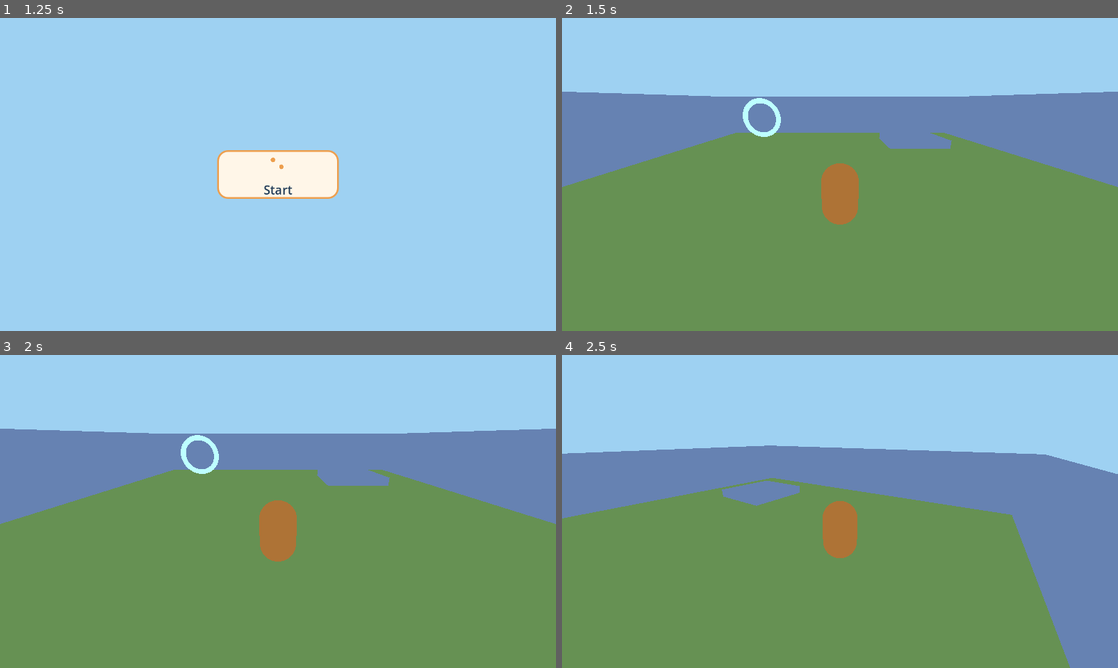
Above: before the commit, frames 1-4 (two rows, left to right).
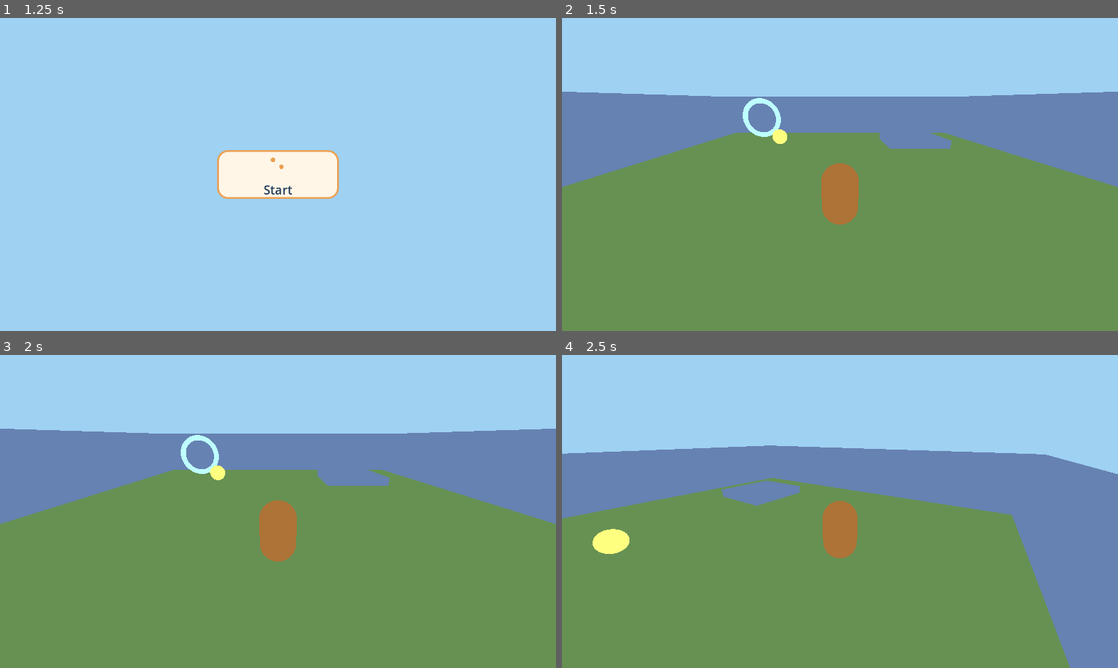
Above: after the commit, the same moments.

Repository: Euraika-Labs/Project-Camiel
Game: Godot game, scene res://scenes/title_screen.tscn
Two runs of this game, one before a commit and one after it. Both use one fixed random seed, a clock stepped at 60 frames per second and the inputs below.
Inputs (mouse positions are in pixels of both pictures, inside the frame that each line leads up to):
- Up to frame 1 (1.25 s): click (278, 199) at 0.5 s
- Up to frame 2 (1.5 s): click (840, 174) at 1.25 s
- Up to frame 3 (2 s): no input
- Up to frame 4 (2.5 s): tap Enter (ui_accept) at 2 s; move the mouse to (962, 495) at 2.02 s; hold D (move_right) from 2.03 s (still down); click (962, 495) at 2.17 s; tap Space (jump) at 2.27 s

Frame 1 is identical in both runs. In frame 2, 0.1% of the frame differs, in the area x 37-41%, y 35-41%; in frame 3, 0.1%; in frame 4, 0.4%, in the area x 5-13%, y 55-64%.

Commit message:
feat(02-04): one collectible with a single-listener pickup sound (Task 2)
- scenes/collectible.tscn + scripts/collectible.gd: a floating, spinning,
  bobbing sphere with an Area3D trigger. Emits `collected` exactly once
  via a one-shot latch plus a player-group guard, and plays no sound of
  its own — intro_level.gd is the only caller of AudioManager.play_sfx in
  the runtime tree (the archived two-listener defect cannot recur).
  Area3D forbids toggling `monitoring` synchronously from inside its own
  body-entered callback, so the whole reaction (monitoring off, pickup
  feedback, the signal) is deferred together as one step.
- scripts/intro_level.gd: `_on_collectible_collected()` plays the collect
  effect; `_on_finish_marker_finished()` now also plays the finish effect
  alongside the overlay work.
- scenes/intro_level.tscn: adds the single %Collectible instance between
  the spawn and the finish (D-19).
- scripts/tools/probe_screen_flow.gd: new collectible case proving the
  exactly-once emission, the single-instance count, the non-player-body
  edge, and that AudioManager reports the pickup effect playing within a
  bounded real-time deadline. Drains the finish_marker case's own SFX
  first, since both cases share the one AudioManager autoload instance.

Co-Authored-By: Claude Sonnet 5 <noreply@anthropic.com>

Diff:
--- /dev/null
+++ b/scenes/collectible.tscn
@@ -0,0 +1,26 @@
+[gd_scene format=3]
+
+[ext_resource type="Script" path="res://scripts/collectible.gd" id="1_bkg8t"]
+
+[sub_resource type="SphereShape3D" id="SphereShape3D_1pg6c"]
+radius = 0.45
+
+[sub_resource type="StandardMaterial3D" id="StandardMaterial3D_61c27"]
+albedo_color = Color(0.92941177, 0.61960787, 0.3019608, 1)
+emission_enabled = true
+emission = Color(0.92941177, 0.61960787, 0.3019608, 1)
+emission_energy_multiplier = 1.5
+
+[sub_resource type="SphereMesh" id="SphereMesh_ga2k0"]
+material = SubResource("StandardMaterial3D_61c27")
+radius = 0.3
+height = 0.6
+
+[node name="Collectible" type="Area3D" unique_id=1327767782]
+script = ExtResource("1_bkg8t")
+
+[node name="CollisionShape3D" type="CollisionShape3D" parent="." unique_id=208529938]
+shape = SubResource("SphereShape3D_1pg6c")
+
+[node name="Mesh" type="MeshInstance3D" parent="." unique_id=1937447756]
+mesh = SubResource("SphereMesh_ga2k0")
--- a/scenes/intro_level.tscn
+++ b/scenes/intro_level.tscn
@@ -9,6 +9,8 @@
 [ext_resource type="Theme" path="res://assets/theme/ui_theme.tres" id="7_jcxbg"]
 [ext_resource type="PackedScene" path="res://scenes/ui/menu_button.tscn" id="8_n8fro"]
 [ext_resource type="Script" path="res://scripts/ui/menu_button.gd" id="9_2oxm2"]
+[ext_resource type="PackedScene" path="res://scenes/collectible.tscn" id="10_4ioru"]
+[ext_resource type="Script" path="res://scripts/collectible.gd" id="11_jcxbg"]
 
 [sub_resource type="Environment" id="Environment_aimfc"]
 background_mode = 1
@@ -168,6 +170,8 @@
 anchors_preset = 15
 anchor_right = 1.0
 anchor_bottom = 1.0
+grow_horizontal = 2
+grow_vertical = 2
 mouse_filter = 2
 theme = ExtResource("7_jcxbg")
 
@@ -219,3 +223,8 @@
 script = ExtResource("9_2oxm2")
 label_text = "Naar menu"
 icon_kind = "home"
+
+[node name="Collectible" type="Area3D" parent="." unique_id=1327767782 instance=ExtResource("10_4ioru")]
+unique_name_in_owner = true
+transform = Transform3D(1, 0, 0, 0, 1, 0, 0, 0, 1, -2.5, 0.8, -1)
+script = ExtResource("11_jcxbg")
--- /dev/null
+++ b/scripts/collectible.gd
@@ -0,0 +1,80 @@
+# collectible.gd
+# The intro level's one collectible (D-18, D-19): a floating, slowly
+# spinning, gently bobbing sphere with an Area3D trigger. Emits `collected`
+# exactly once via a one-shot latch plus a player-group guard, and plays no
+# sound of its own — the archived pair (a collectible with its own unset
+# AudioStreamPlayer, plus a heads-up display separately playing the same
+# event) is the recorded cause of "collect sound plays twice or not at all"
+# (CONCERNS.md). One listener, intro_level.gd, decides what the signal
+# means; this script only emits it.
+extends Area3D
+
+signal collected
+
+@export var spin_speed_degrees := 30.0
+@export var bob_amplitude := 0.1
+@export var bob_period := 2.0
+
+@onready var _mesh: MeshInstance3D = $Mesh
+
+var _touched := false
+var _rest_height := 0.0
+var _elapsed := 0.0
+
+
+func _ready() -> void:
+	body_entered.connect(_on_body_entered)
+	_rest_height = _mesh.position.y
+
+
+func _process(delta: float) -> void:
+	if _touched:
+		return
+
+	_elapsed += delta
+	# Spin and bob move the mesh child only, never the area itself, so the
+	# trigger volume stays put while the object appears to float.
+	_mesh.rotate_y(deg_to_rad(spin_speed_degrees * delta))
+	_mesh.position.y = _rest_height + sin(_elapsed * TAU / bob_period) * bob_amplitude
+
+
+func _on_body_entered(body: Node3D) -> void:
+	if _touched:
+		return
+	if not body.is_in_group("player"):
+		return
+	_touched = true
+	# Area3D forbids toggling monitoring synchronously from inside its own
+	# body-entered callback ("Function blocked during in/out signal") since
+	# the callback still holds the physics engine's lock, so the whole
+	# reaction — monitoring = false, the pickup feedback, and the collected
+	# signal itself — is deferred together as one atomic step.
+	_apply_pickup.call_deferred()
+
+
+func _apply_pickup() -> void:
+	# Switching monitoring off and hiding, rather than queue_free()-ing this
+	# node, is what makes the D-28 in-place replay possible without
+	# re-instancing the scene.
+	monitoring = false
+	_play_pickup_feedback()
+	collected.emit()
+
+
+func _play_pickup_feedback() -> void:
+	var tween := create_tween()
+	tween.tween_property(_mesh, "scale", Vector3.ONE * 1.15, 0.15)
+	tween.tween_property(_mesh, "transparency", 1.0, 0.15)
+	tween.tween_callback(hide)
+
+
+## Clears the one-shot latch and restores the mesh to its pre-pickup state
+## so a replayed lap meets the collectible exactly as it first appeared.
+func reset() -> void:
+	_touched = false
+	_elapsed = 0.0
+	_mesh.scale = Vector3.ONE
+	_mesh.transparency = 0.0
+	_mesh.position.y = _rest_height
+	monitoring = true
+	show()
--- a/scripts/intro_level.gd
+++ b/scripts/intro_level.gd
@@ -36,11 +36,19 @@
 
 func _ready() -> void:
 	%FinishMarker.finished.connect(_on_finish_marker_finished)
+	%Collectible.collected.connect(_on_collectible_collected)
 	%ReplayButton.pressed.connect(_on_replay_button_pressed)
 	%GoToMenuButton.pressed.connect(_on_go_to_menu_button_pressed)
 
 
 # ── Signal handlers ──────────────────────────────────────────────
+
+## The single place in the runtime tree that plays the pickup effect
+## (INTRO-03) — %Collectible only emits, it never plays a sound itself, so
+## the archived two-listener defect (CONCERNS.md) cannot recur here.
+func _on_collectible_collected() -> void:
+	AudioManager.play_sfx("collect")
+
 
 ## Reached whether or not %Collectible was ever picked up (D-21: the finish
 ## is not gated on the collectible). Fades the win overlay in and freezes
@@ -54,6 +62,7 @@
 	tween.tween_property(%Scrim, "modulate:a", 1.0, 0.3)
 	%ReplayButton.grab_focus()
 	_camiel.set_physics_process(false)
+	AudioManager.play_sfx("finish")
 
 
 ## Same one-shot guard and deferred scene change title_screen.gd and
--- a/scripts/tools/probe_screen_flow.gd
+++ b/scripts/tools/probe_screen_flow.gd
@@ -17,6 +17,8 @@
 var _finish_signal_count := 0
 var _level_transition_count := 0
 var _level_transition_target := ""
+var _collected_signal_count := 0
+var _drain_audio_manager: Node = null
 
 
 func _initialize() -> void:
@@ -30,6 +32,9 @@
 	if _failed:
 		return
 	await _case_finish_marker()
+	if _failed:
+		return
+	await _case_collectible()
 	if _failed:
 		return
 
@@ -264,6 +269,128 @@
 	print("PASS %s" % case_name)
 
 
+func _on_collected_counted() -> void:
+	_collected_signal_count += 1
+
+
+func _drain_sfx_idle() -> bool:
+	return not _drain_audio_manager.is_sfx_playing()
+
+
+# Polls `predicate` once per physics frame against a real wall-clock
+# deadline (VF11, VF23 — the audio mix thread runs on real time, decoupled
+# from --fixed-fps's simulated frames, so a fixed frame count is not a
+# portable margin). Mirrors probe_audio_buses.gd's _wait_until helper.
+func _wait_until(predicate: Callable, timeout_ms: int = 2000) -> bool:
+	var deadline := Time.get_ticks_msec() + timeout_ms
+	while Time.get_ticks_msec() < deadline:
+		if predicate.call():
+			return true
+		await physics_frame
+	return predicate.call()
+
+
+func _count_collectible_instances(node: Node, count: Array) -> void:
+	if node.scene_file_path == "res://scenes/collectible.tscn":
+		count[0] += 1
+	for child in node.get_children():
+		_count_collectible_instances(child, count)
+
+
+# Plan 02-04 Task 2: the collectible's exactly-once contract (INTRO-03), the
+# single-instance count D-19 fixes, and the structural guarantee that
+# intro_level.gd is the only thing that plays the pickup effect.
+func _case_collectible() -> void:
+	var case_name := "collectible"
+	var packed: PackedScene = load("res://scenes/intro_level.tscn")
+	if packed == null:
+		_fail(case_name, "could not load res://scenes/intro_level.tscn")
+		return
+
+	var level: Node3D = packed.instantiate()
+	root.add_child(level)
+	await process_frame
+	await process_frame
+
+	var collectible: Area3D = level.get_node("%Collectible")
+	var camiel: CharacterBody3D = level.get_node("Camiel")
+	var audio_manager: Node = root.get_node_or_null("AudioManager")
+	if audio_manager == null:
+		_fail(case_name, "AudioManager autoload not found at /root/AudioManager")
+		return
+
+	var instance_count := [0]
+	_count_collectible_instances(level, instance_count)
+	if instance_count[0] != 1:
+		_fail(case_name, "intro_level.tscn contains %d collectible instances, expected exactly 1 (D-19)" % instance_count[0])
+		return
+
+	_collected_signal_count = 0
+	collectible.collected.connect(_on_collected_counted)
+
+	var connections := collectible.get_signal_connection_list("collected")
+	if connections.size() != 2:
+		_fail(case_name, "%%Collectible.collected has %d connections, expected 2 (the level's handler and the probe's counter)" % connections.size())
+		return
+
+	# The finish_marker case (run immediately before this one) also plays an
+	# SFX event through this same singleton AudioManager, off its own short
+	# placeholder stream. Drain it here rather than asserting a strict
+	# same-instant baseline, so this case proves the collectible's own
+	# effect rather than racing a prior case's cleanup.
+	_drain_audio_manager = audio_manager
+	await _wait_until(_drain_sfx_idle, 2000)
+	if audio_manager.is_sfx_playing():
+		_fail(case_name, "AudioManager still reports an SFX playing 2000ms after the finish_marker case; cannot prove a fresh pickup")
+		return
+
+	camiel.teleport_to(collectible.global_position)
+	var frames_waited := 0
+	while _collected_signal_count == 0 and frames_waited < 120:
+		await physics_frame
+		frames_waited += 1
+
+	if _collected_signal_count != 1:
+		_fail(case_name, "collected fired %d times within 120 physics frames, expected 1" % _collected_signal_count)
+		return
+	if collectible.monitoring:
+		_fail(case_name, "%Collectible.monitoring is still true after pickup")
+		return
+
+	var became_playing := await _wait_until(audio_manager.is_sfx_playing, 2000)
+	if not became_playing:
+		_fail(case_name, "AudioManager did not report an SFX playing within 2000ms of pickup")
+		return
+
+	for _i in range(60):
+		await physics_frame
+	if _collected_signal_count != 1:
+		_fail(case_name, "collected fired again (count=%d) while Camiel kept overlapping for 60 further frames" % _collected_signal_count)
+		return
+
+	var intruder := StaticBody3D.new()
+	var intruder_shape := CollisionShape3D.new()
+	var intruder_box := BoxShape3D.new()
+	intruder_box.size = Vector3(0.2, 0.2, 0.2)
+	intruder_shape.shape = intruder_box
+	intruder.add_child(intruder_shape)
+	level.add_child(intruder)
+	intruder.global_position = collectible.global_position
+	for _i in range(10):
+		await physics_frame
+	if _collected_signal_count != 1:
+		_fail(case_name, "a non-player StaticBody3D placed inside the collectible triggered it (count=%d)" % _collected_signal_count)
+		return
+	intruder.queue_free()
+
+	collectible.collected.disconnect(_on_collected_counted)
+	level.queue_free()
+	await process_frame
+
+	_cases_run += 1
+	print("PASS %s" % case_name)
+
+
 func _case_main_scene_is_title() -> void:
 	var main_scene_path: String = ProjectSettings.get_setting("application/run/main_scene", "")
 	if main_scene_path != "res://scenes/title_screen.tscn":
Not shown, added: scripts/collectible.gd.uid
